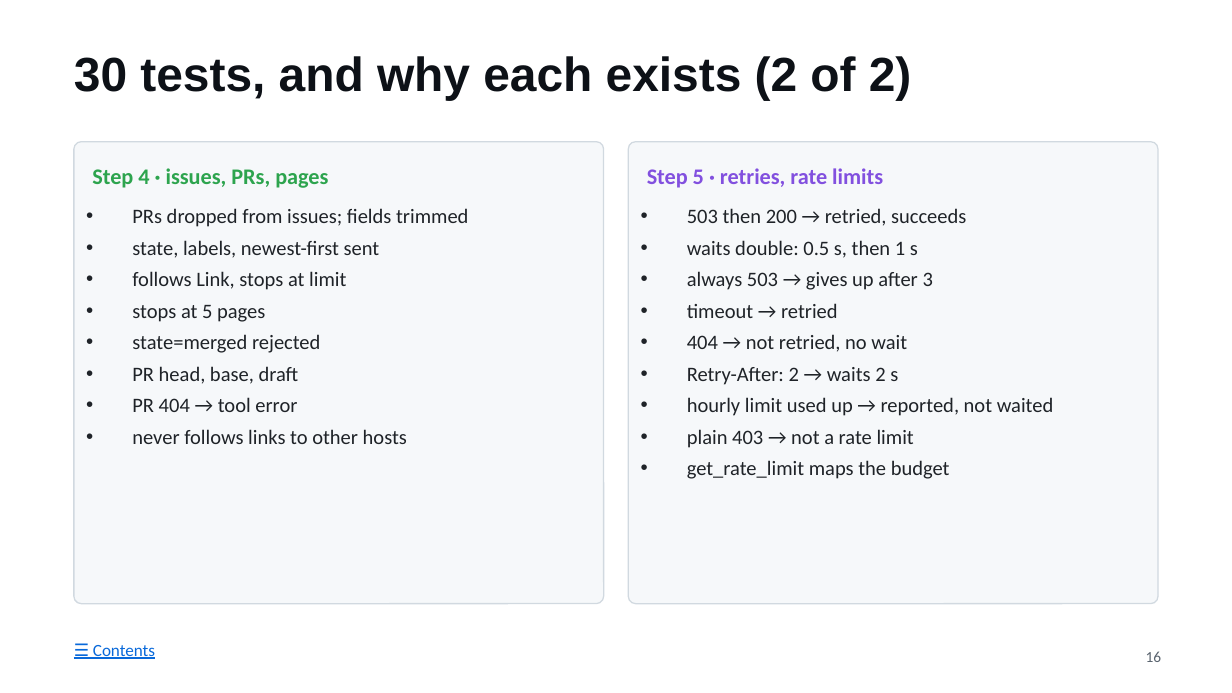
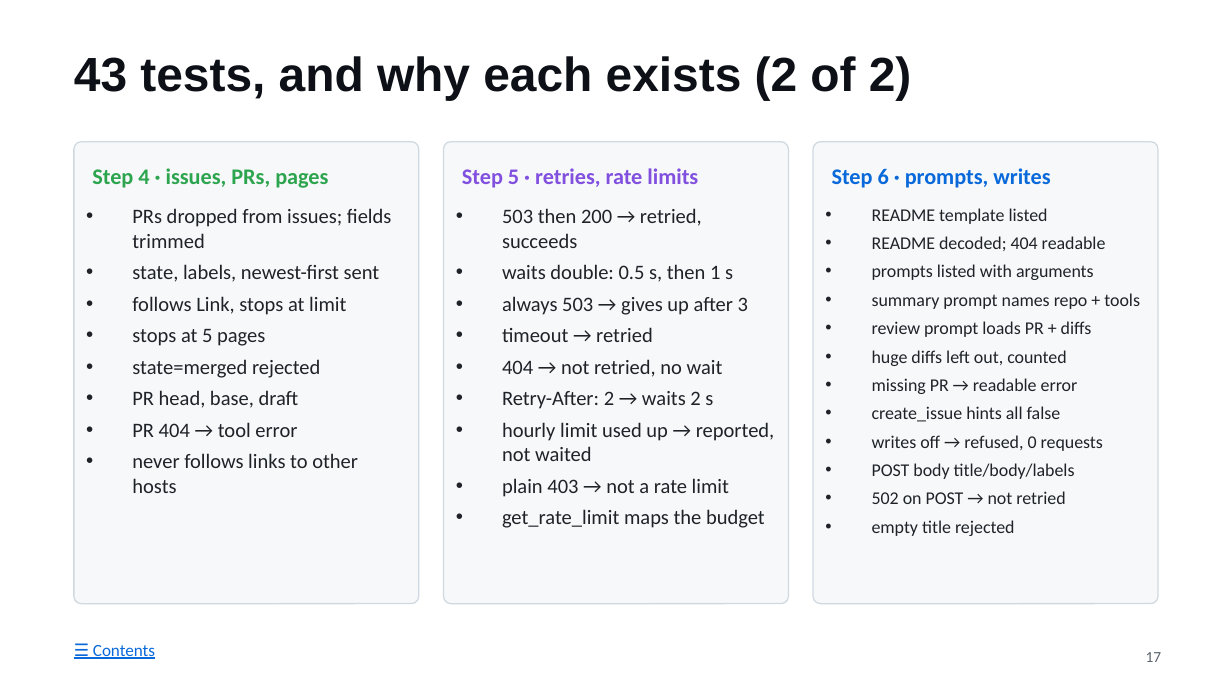
Before and after one commit to prasad976999/github-mcp-server, a slide deck: slide 17 of docs/STUDY-GUIDE.pptx (slide 16 before the commit). Drawn at 1232x693 pixels with LibreOffice and Linux fonts; fonts in the diff are those of the drawing. Boxes give left, top, right and bottom in pixels: in the first picture for what was removed or moved away, otherwise in the second. Text is boxed around its words. In the diff, an @@ line names an element or a change of style, - is before the commit and + after.

```diff
--- a/docs/STUDY-GUIDE.pptx
+++ b/docs/STUDY-GUIDE.pptx
@@ title at (x1=74, y1=56, x2=912, y2=100): text changed @@
-30 tests, and why each exists (2 of 2)
+43 tests, and why each exists (2 of 2)
@@ rounded rectangle resized from (x1=74, y1=142, x2=604, y2=604) to (x1=74, y1=142, x2=419, y2=604) @@
@@ rounded rectangle at (x1=74, y1=142, x2=419, y2=604): proportions changed @@
@@ rounded rectangle added at (x1=444, y1=142, x2=788, y2=604), fill #F6F8FA, outline #D1D9E0 0.75 pt @@
@@ rounded rectangle at (x1=813, y1=142, x2=1158, y2=604): proportions changed @@
@@ rounded rectangle resized from (x1=628, y1=142, x2=1158, y2=604) to (x1=813, y1=142, x2=1158, y2=604) @@
@@ text "Step 5 · retries, rate ..." moved from (x1=647, y1=168, x2=883, y2=188) to (x1=462, y1=168, x2=698, y2=188) @@
@@ text added at (x1=832, y1=168, x2=1050, y2=188), 13 pt, text #0969DA, bold @@
+Step 6 · prompts, writes
@@ text "PRs dropped from issues; fields ..." rewrapped from (x1=132, y1=208, x2=468, y2=444) to (x1=132, y1=208, x2=392, y2=493) @@
@@ text "503 then 200 → retried, ..." rewrapped from (x1=687, y1=208, x2=1054, y2=479) to (x1=502, y1=208, x2=775, y2=528) @@
@@ text added at (x1=872, y1=208, x2=1140, y2=536), 10.5 pt, text #1F2328 @@
+• README template listed
+• README decoded; 404 readable
+• prompts listed with arguments
+• summary prompt names repo + tools
+• review prompt loads PR + diffs
+• huge diffs left out, counted
+• missing PR → readable error
+• create_issue hints all false
+• writes off → refused, 0 requests
+• POST body title/body/labels
+• 502 on POST → not retried
+• empty title rejected
@@ page number at (x1=1146, y1=652, x2=1162, y2=662): text changed @@
-16
+17
```
Also in this commit, not shown: 50 other slides changed, 13 slides added, 10 other files.
